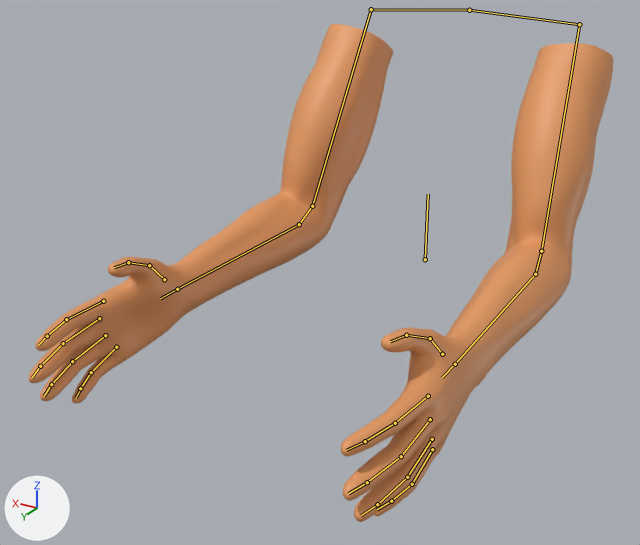
What one commit did to the Blender file Models/Viewmodel.blend.
The view is the same before and after, from a 50 mm lens placed at (-0.285, 0.65, 0.101), pointed at (0.015, 0.149, -0.149). The axes (+X, +Y, +Z) are drawn at lower left. The lights are the same throughout. The bones that bend it are drawn over the model as lines.

In view in the first picture: 'Mid Poly Arm'.
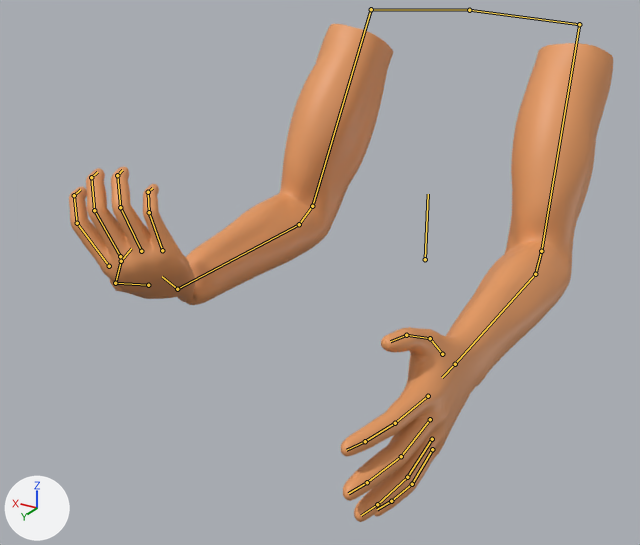
The newer file adds an action. The first version stands in its rest pose; the second is drawn at frame 0 of the action 'CubeEquip'.

Boxes (x1, y1, x2, y2) around the edits, measured in the pictures (640 x 545 px):
'Mid Poly Arm', posed (7% narrower): before (28, 24, 613, 522); after (69, 24, 613, 522)
bone 'Thumb 2.R', root to tip: before (149, 265) to (128, 262); after (115, 283) to (121, 261)
bone 'Index 3.R', root to tip: before (103, 301) to (66, 319); after (109, 266) to (77, 223)
bone 'Ring 3.R', root to tip: before (105, 335) to (72, 361); after (141, 251) to (120, 207)
bone 'Little 3.R', root to tip: before (116, 347) to (91, 372); after (162, 250) to (149, 212)
bone 'Middle 3.R', root to tip: before (99, 318) to (63, 343); after (120, 256) to (94, 210)

The change, as a diff of the scene's bpy script:
```diff
--- a/Models/Viewmodel.blend.py
+++ b/Models/Viewmodel.blend.py
@@ bone_thumb_2_r @@
 bone_thumb_2_r = bpy.data.objects['Armature'].pose.bones['Thumb 2.R']  # child of 'Thumb 3.R'
-bone_thumb_2_r.rotation_quaternion = (1.0, 0.0, 0.0, 0.0)  # degrees (0, 0, 0)
+bone_thumb_2_r.rotation_quaternion = (0.803, 0.596, 0.0, 0.0)  # degrees (73, 0, 0)
@@ bone_index_3_r @@
 bone_index_3_r = bpy.data.objects['Armature'].pose.bones['Index 3.R']  # child of 'Hand.R'
-bone_index_3_r.location = (0.0, 0.0, 0.0)
-bone_index_3_r.rotation_quaternion = (1.0, 0.0, 0.0, 0.0)  # degrees (0, 0, 0)
+bone_index_3_r.location = (0.0008, -0.0018, -0.0002)
+bone_index_3_r.rotation_quaternion = (0.957, -0.033, 0.011, -0.288)  # degrees (-4, 0, -34)
@@ bone_ring_3_r @@
 bone_ring_3_r = bpy.data.objects['Armature'].pose.bones['Ring 3.R']  # child of 'Hand.R'
-bone_ring_3_r.location = (0.0, 0.0, 0.0)
-bone_ring_3_r.rotation_quaternion = (1.0, 0.0, 0.0, 0.0)  # degrees (0, 0, 0)
+bone_ring_3_r.location = (0.0005, 0.0009, -0.0002)
+bone_ring_3_r.rotation_quaternion = (0.957, -0.025, -0.053, -0.285)  # degrees (-1, -7, -33)
@@ bone_little_3_r @@
 bone_little_3_r = bpy.data.objects['Armature'].pose.bones['Little 3.R']  # child of 'Hand.R'
-bone_little_3_r.location = (0.0, 0.0, 0.0)
-bone_little_3_r.rotation_quaternion = (1.0, 0.0, 0.0, 0.0)  # degrees (0, 0, 0)
+bone_little_3_r.location = (-0.0038, 0.0011, 0.0)
+bone_little_3_r.rotation_quaternion = (0.957, -0.021, -0.082, -0.278)  # degrees (0, -10, -32)
@@ bone_middle_3_r @@
 bone_middle_3_r = bpy.data.objects['Armature'].pose.bones['Middle 3.R']  # child of 'Hand.R'
-bone_middle_3_r.location = (0.0, 0.0, 0.0)
-bone_middle_3_r.rotation_quaternion = (1.0, 0.0, 0.0, 0.0)  # degrees (0, 0, 0)
+bone_middle_3_r.location = (0.0026, -0.0001, -0.0002)
+bone_middle_3_r.rotation_quaternion = (0.957, -0.028, -0.031, -0.288)  # degrees (-2, -4, -33)
@@ bone_hand_ik_r @@
 bone_hand_ik_r = bpy.data.objects['Armature'].pose.bones['Hand IK.R']  # child of 'Root'
-bone_hand_ik_r.rotation_quaternion = (1.0, 0.0, 0.0, 0.0)  # degrees (0, 0, 0)
+bone_hand_ik_r.rotation_quaternion = (-0.367, 0.319, -0.832, 0.267)  # degrees (49, 154, 54)
```
